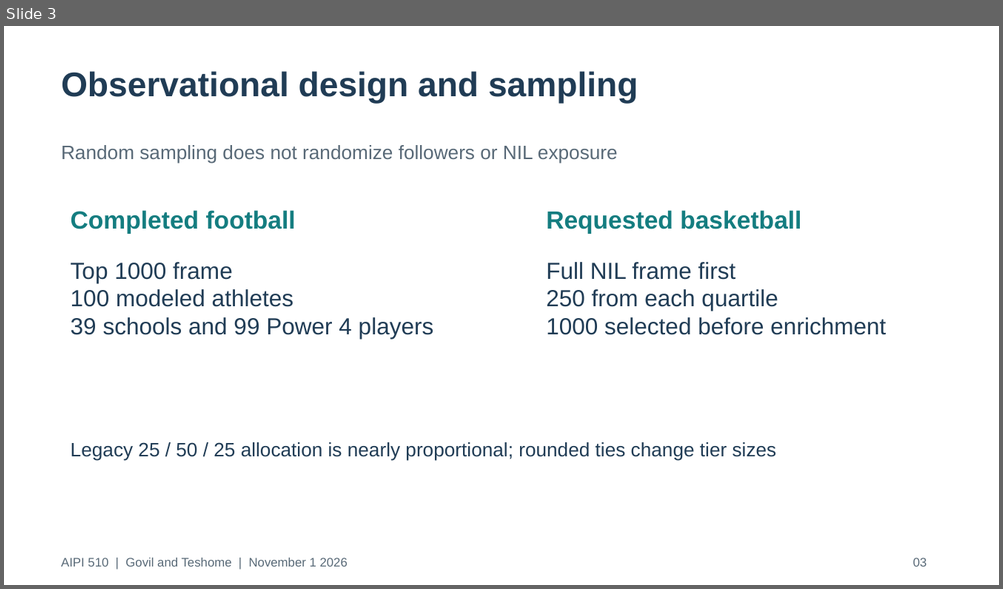
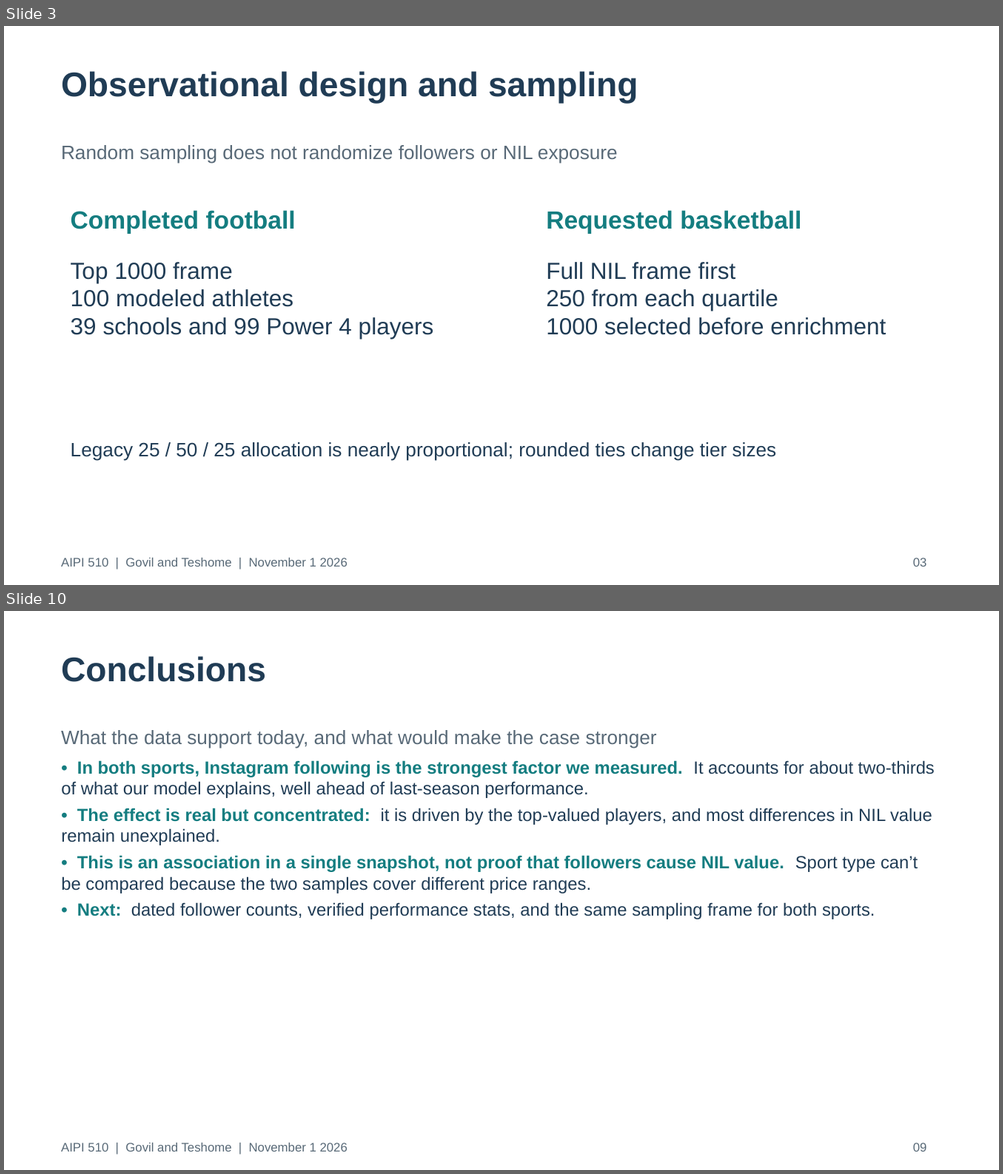
Before and after one commit to govrahul/aipi510_project2, a slide deck: deliverables/project2_presentation.pptx. Shown one above the other, each under a label of ours: slide 3 before the commit, slides 3 and 10 after it; the slides between them are not shown. The pictures are 1003x589 and 1003x1174 pixels, drawn with LibreOffice and Linux fonts; fonts in the diff are those of the drawing. Boxes give left, top, right and bottom in pixels: in the first picture for what was removed or moved away, otherwise in the second. Text is boxed around its words. In the diff, an @@ line names an element or a change of style, - is before the commit and + after.

```diff
--- a/deliverables/project2_presentation.pptx
+++ b/deliverables/project2_presentation.pptx
@@ slide 10 added at [4, 611, 999, 1170], background #FFFFFF @@
@@ text added at [61, 656, 266, 682], 33 pt, text #203C55, bold @@
+Conclusions
@@ text added at [61, 730, 657, 749], 18.8 pt, text #586977 @@
+What the data support today, and what would make the case stronger
@@ text added at [61, 760, 934, 920], 17 pt, text #203C55 @@
+• In both sports, Instagram following is the strongest factor we measured. It accounts for about two-thirds of what our model explains, well ahead of last-season performance.
+• The effect is real but concentrated: it is driven by the top-valued players, and most differences in NIL value remain unexplained.
+• This is an association in a single snapshot, not proof that followers cause NIL value. Sport type can’t be compared because the two samples cover different price ranges.
+• Next: dated follower counts, verified performance stats, and the same sampling frame for both sports.
@@ text added at [61, 1143, 347, 1152], 12 pt, text #586977 @@
+AIPI 510 | Govil and Teshome | November 1 2026
@@ text added at [913, 1143, 927, 1152], 12 pt, text #586977 @@
+09
```
Also in this commit, not shown: 4 slides changed, 10 other slides added, 2 slides removed, 43 other files.
